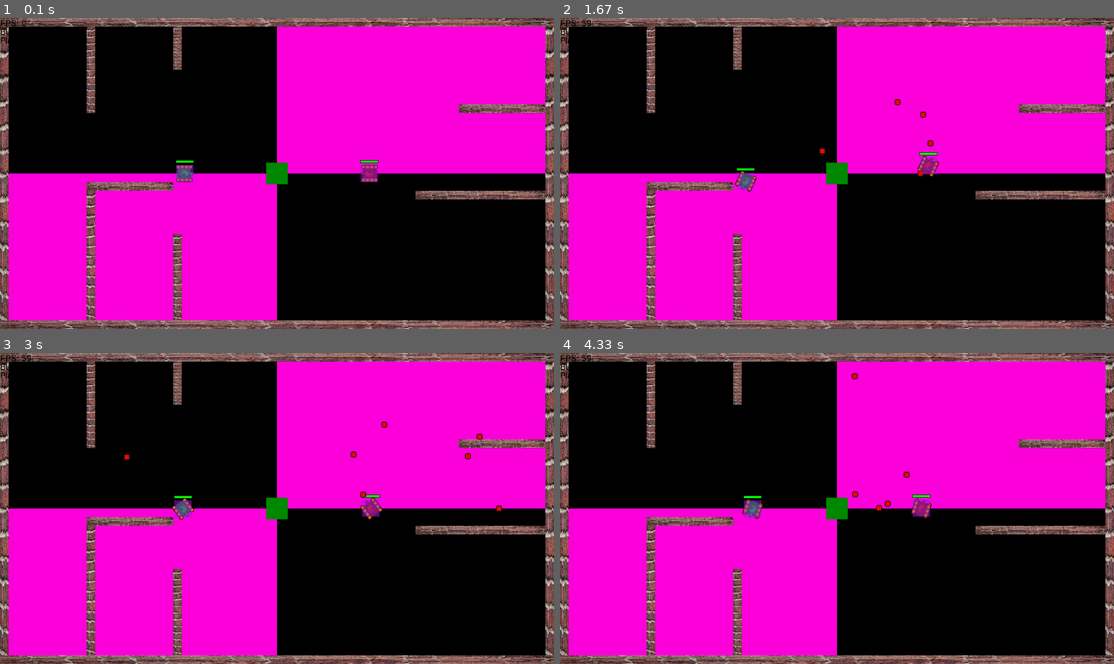
Above: before the commit, frames 1-4 (two rows, left to right).
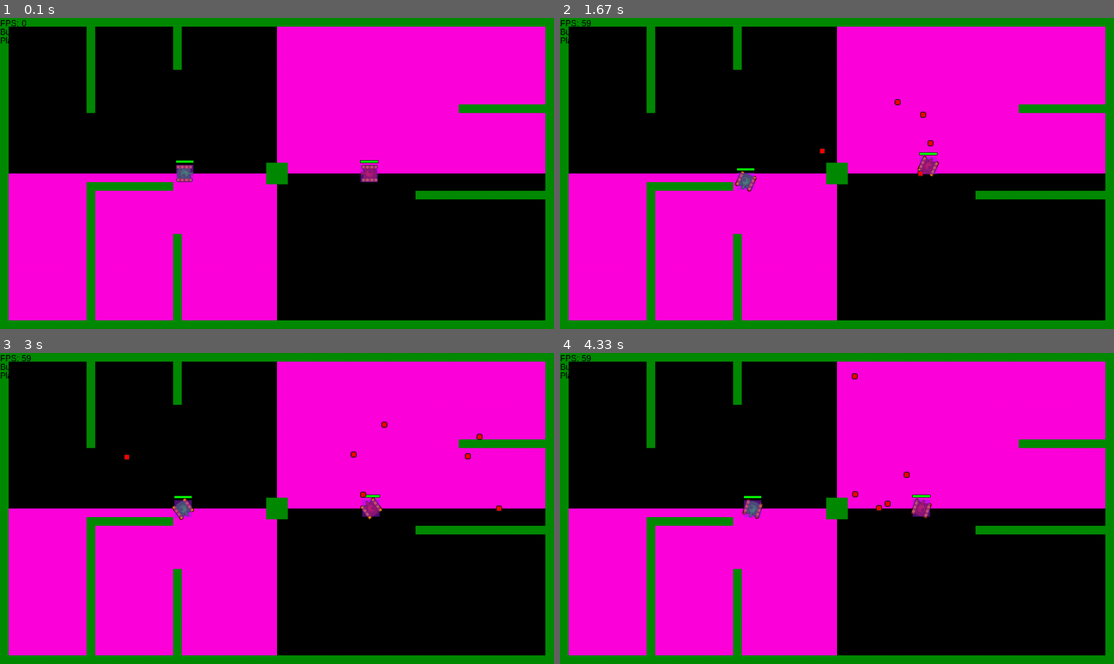
Above: after the commit, the same moments.

Repository: jessie-leal/TankGame
Game: pygame game, started from main.py
Two runs of this game, one before a commit and one after it. Both use one fixed random seed, a clock stepped at 60 frames per second and the inputs below.
Inputs:
- Up to frame 1 (0.1 s): no input
- Up to frame 2 (1.67 s): tap Right Ctrl at 0.33, 0.73, 1.03, 1.23, 1.57 s; hold Right 0.67-1.13 s; hold D 0.67-1.13 s; hold Up 1.17-1.47 s; hold W 1.17-1.47 s; hold Right from 1.5 s (still down); hold D from 1.5 s (still down)
- Up to frame 3 (3 s): tap Right Ctrl at 1.87, 2.07, 2.37, 2.63, 2.97 s; release Right at 1.97 s; release D at 1.97 s; hold Left 2-2.53 s; hold A 2-2.53 s; hold Down 2.57-2.87 s; hold S 2.57-2.87 s; hold Left from 2.9 s (still down); hold A from 2.9 s (still down)
- Up to frame 4 (4.33 s): tap Right Ctrl at 3.27, 3.4, 3.8, 4.1 s; release Left at 3.3 s; release A at 3.3 s; hold Up 3.33-3.7 s; hold W 3.33-3.7 s; hold Right from 3.73 s (still down); hold D from 3.73 s (still down)

The runs differ from the first frame. In frame 1, 12% of the frame differs, in the area x 0-100%, y 0-100%; in frame 2, 12%; in frame 3, 12%; in frame 4, 12%.

Commit message:
combine assets

Diff:
--- a/entities.py
+++ b/entities.py
@@ -47,7 +47,7 @@
         self.dummy = False
 
         self.texture = texture if texture != None else pg.image.load("assets/none.png")
-        self.smoke = Texture("assets/smoke.png", isAnimated = True, frames = 6, frameTime = 10)
+        self.smoke = Texture("resources/sprites/smoke.png", isAnimated = True, frames = 6, frameTime = 10)
         # self.smoke.image = pg.transform.scale(self.smoke.image, PLAYER_SIZE)
         self.smoke.image.set_alpha(0)
         self.image = pg.surface.Surface(PLAYER_SIZE)
@@ -113,7 +113,7 @@
 
 class Bullet():
     def __init__(self, coord, angleRad, owner = None):
-        self.texture = pg.image.load("assets/bullet.png")
+        self.texture = pg.image.load("resources/sprites/bullet.png")
         self.texture = pg.transform.scale(self.texture, (BULLET_WIDTH*1.4, BULLET_WIDTH*1.4))
         self.image = pg.Surface(BULLET_SIZE)
         self.image.fill(pg.color.Color('red'))
--- a/main.py
+++ b/main.py
@@ -11,8 +11,8 @@
 map = Map(mainDisplay)
 
 #Sprites
-SPRITE = {"PLAYER1": Texture("assets/tankG.png", isAnimated = True, frames = 3, frameTime = 20),
-          "PLAYER2": Texture("assets/tankR.png", isAnimated = True, frames = 3, frameTime = 20)}
+SPRITE = {"PLAYER1": Texture("resources/sprites/tankG.png", isAnimated = True, frames = 3, frameTime = 20),
+          "PLAYER2": Texture("resources/sprites/tankR.png", isAnimated = True, frames = 3, frameTime = 20)}
 
 test_image = pg.surface.Surface((50, 50))
 test_image.fill('green4')
--- a/mapClass.py
+++ b/mapClass.py
@@ -13,7 +13,8 @@
 
     #draw the edges of the map
     def draw(self):
-        bgImage = pygame.image.load("assets/none.png")
+        # bgImage = pygame.image.load("resources/fields.png")
+        bgImage = pygame.image.load("resources/sprites/none.png")
         bgImage = pygame.transform.scale(bgImage, (1280, 720))
         self.display.blit(bgImage, ((0, 0)))
 
--- a/wallClass.py
+++ b/wallClass.py
@@ -8,7 +8,9 @@
 #https://pixabay.com/photos/grass-lawn-field-meadow-grassy-84622/
 class Wall:
     def __init__(self, width, height, xpos, ypos):
-        self.image = pygame.image.load("Resources/wall2.jpg")
+        # self.image = pygame.image.load("resources/wall2.jpg")
+        self.image = pygame.surface.Surface((width, height))
+        self.image.fill('green4')
         self.image = pygame.transform.scale(self.image, (width, height))
         self.rect = pygame.Rect(self.image.get_rect())
         self.x = xpos
Renamed: assets/bullet.png -> Resources/sprites/bullet.png
Renamed: assets/none.png -> Resources/sprites/none.png
Renamed: assets/smoke.png -> Resources/sprites/smoke.png
Renamed: assets/tankG.png -> Resources/sprites/tankG.png
Renamed: assets/tankR.png -> Resources/sprites/tankR.png
